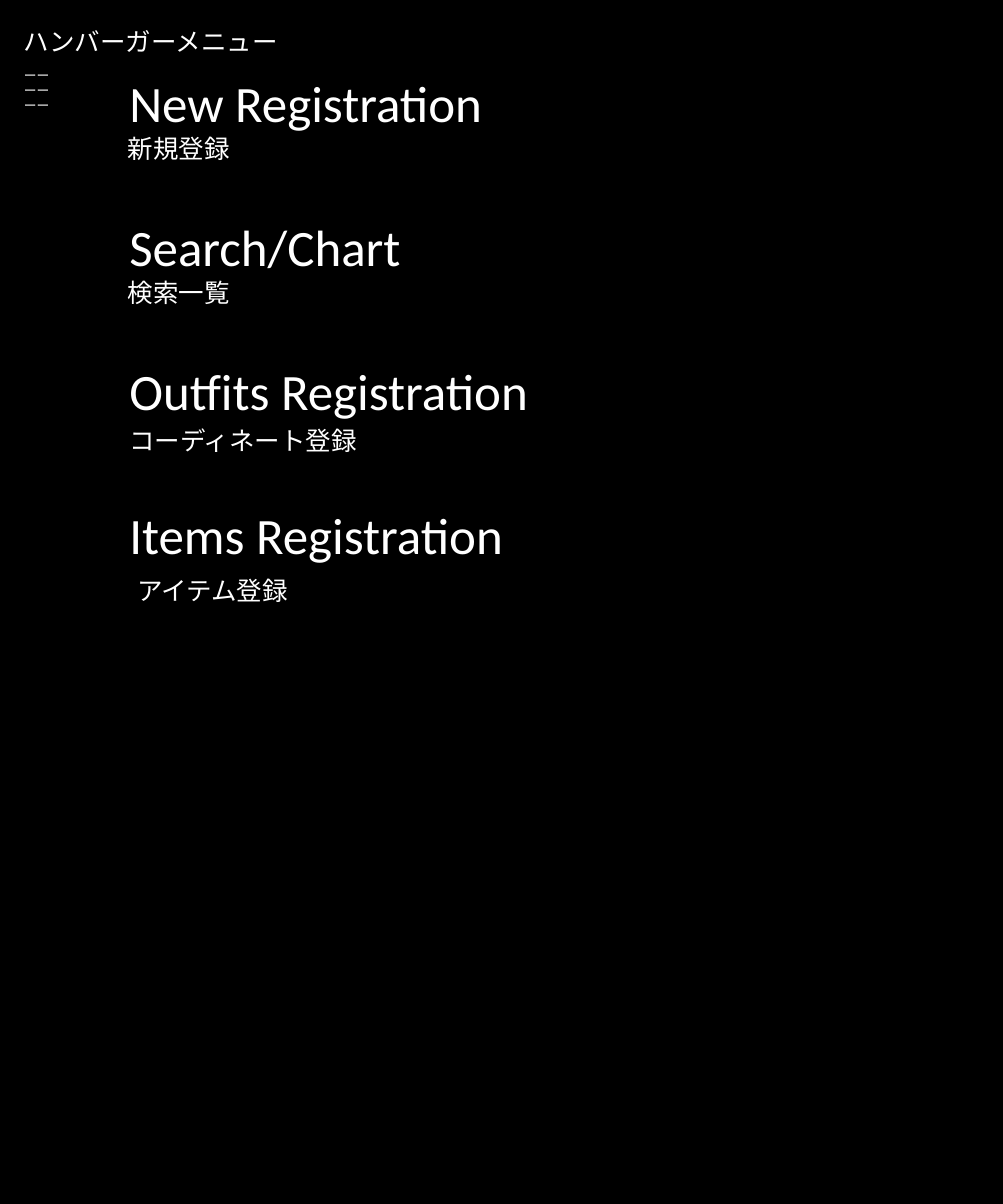
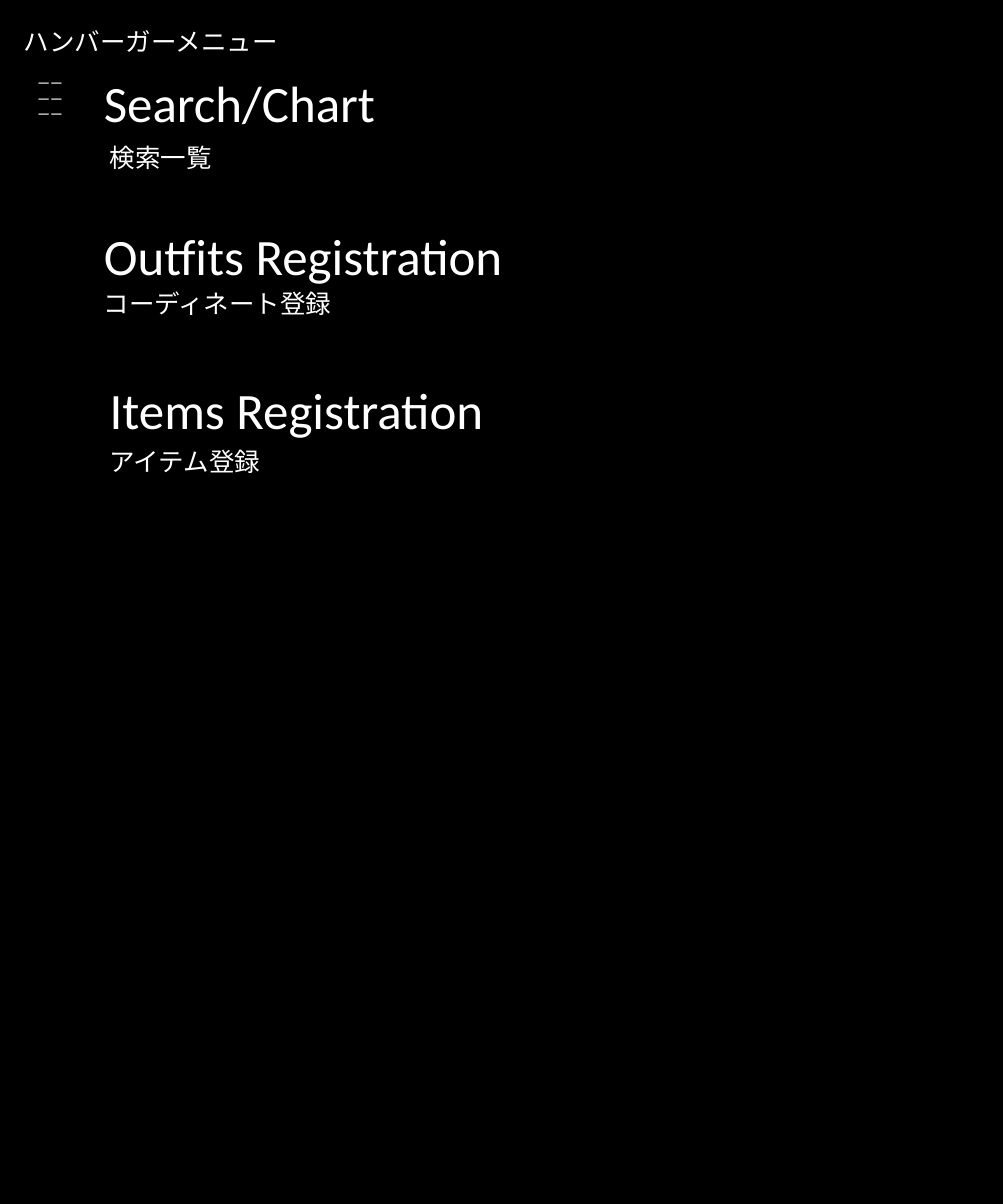
Before and after one commit to dojo2022/E-4, a slide deck: slide 12 of doc/デザイン.pptx. Drawn at 1003x1204 pixels with LibreOffice and Linux fonts; fonts in the diff are those of the drawing. Boxes give left, top, right and bottom in pixels: in the first picture for what was removed or moved away, otherwise in the second. Text is boxed around its words. In the diff, an @@ line names an element or a change of style, - is before the commit and + after.

Commit message:
メニューからの新規登録遷移削除版

```diff
--- a/doc/デザイン.pptx
+++ b/doc/デザイン.pptx
@@ text "ーー": place and size @@
-text "ーー" at box(24, 74, 49, 106)
+text "ーー" at box(37, 82, 62, 115)
@@ text "Search/Chart": place and size @@
-text "Search/Chart" at box(129, 230, 400, 269)
+text "Search/Chart" at box(104, 86, 375, 125)
@@ text removed at box(129, 86, 482, 131) @@
-New Registration
@@ text "検索一覧": place and size @@
-text "検索一覧" at box(128, 280, 230, 304)
+text "検索一覧" at box(110, 145, 212, 169)
@@ text removed at box(128, 136, 230, 160) @@
-新規登録
@@ text "Outfits Registration": place and size @@
-text "Outfits Registration" at box(129, 374, 528, 419)
+text "Outfits Registration" at box(104, 239, 503, 284)
@@ text "コーディネート登録": place and size @@
-text "コーディネート登録" at box(129, 428, 356, 452)
+text "コーディネート登録" at box(104, 291, 331, 315)
@@ text "Items Registration": place and size @@
-text "Items Registration" at box(129, 518, 503, 563)
+text "Items Registration" at box(110, 393, 483, 438)
@@ text "アイテム登録": place and size @@
-text "アイテム登録" at box(137, 578, 287, 602)
+text "アイテム登録" at box(110, 449, 260, 473)
```
